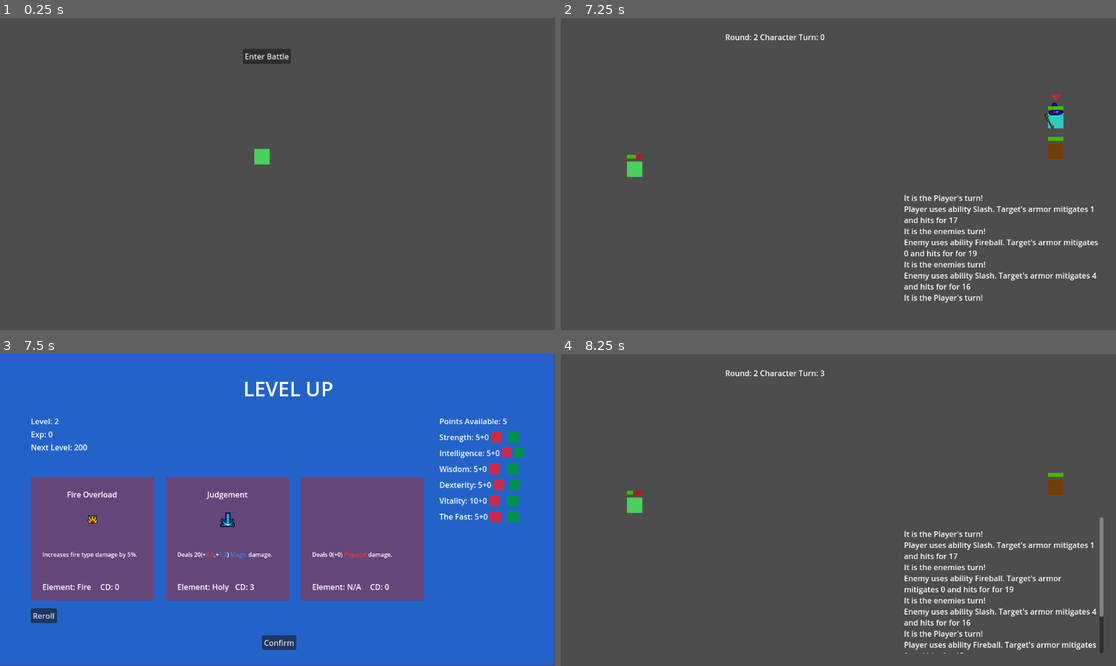
Above: before the commit, frames 1-4 (two rows, left to right).
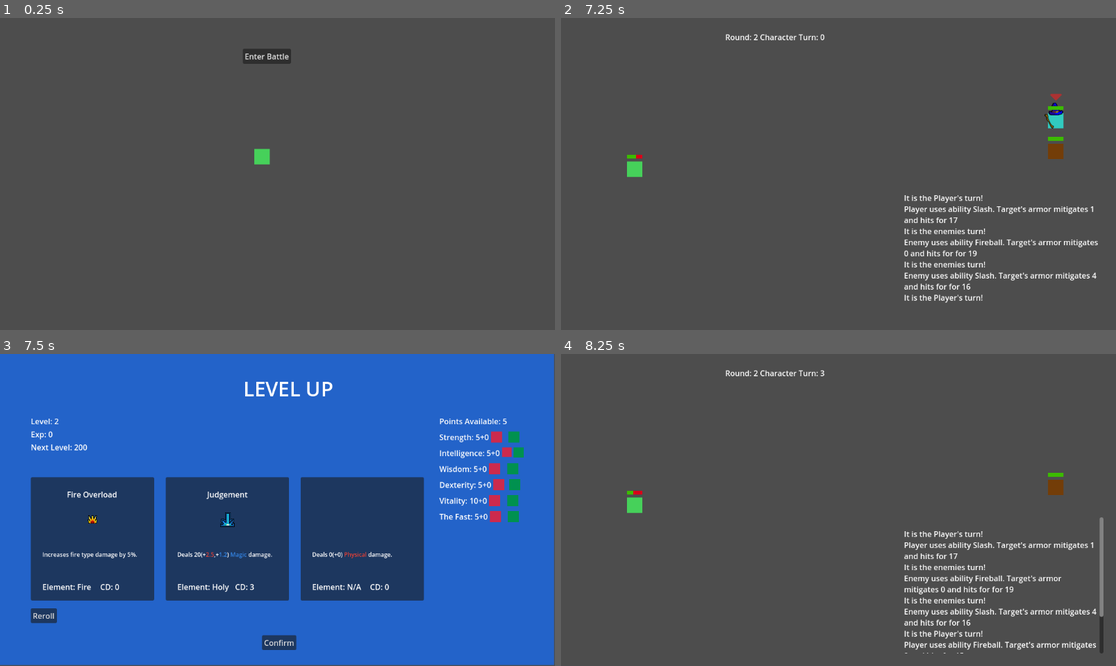
Above: after the commit, the same moments.

Repository: wildbeard/rpg
Game: Godot game, scene res://Scenes/SceneSwitcher.tscn
Same seed, same stepped clock (60 frames per second), same inputs: the game is played once before the commit and once after it.
Inputs (mouse positions are in pixels of both pictures, inside the frame that each line leads up to):
- Up to frame 1 (0.25 s): no input
- Up to frame 2 (7.25 s): click "Enter Battle" at 0.5 s; click "Slash" at 1.25 s; tap Enter (ui_accept) at 2, 2.27, 2.75, 3.02, 3.5, 4.52, 5, 5.27, 5.75, 6.02 s; move the mouse to (960, 158) at 2.02 s; hold D (move_right) 2.03-2.78 s; click (960, 158) at 2.17 s; move the mouse to (727, 189) at 2.77 s; hold S (move_down) 2.78-3.53 s; click (727, 189) at 2.92 s; move the mouse to (894, 105) at 3.52 s; hold D (move_right) 3.53-4.28 s; click (894, 105) at 3.67 s; move the mouse to (810, 236) at 4.27 s; hold W (move_up) 4.28-5.03 s; click (810, 236) at 4.42 s; move the mouse to (1005, 220) at 5.02 s; hold A (move_left) 5.03-6.5 s; click (1005, 220) at 5.17 s; move the mouse to (672, 127) at 5.77 s; click (672, 127) at 5.92 s; click "Fireball" at 6.5 s
- Up to frame 3 (7.5 s): tap Enter (ui_accept) at 7.25 s; move the mouse to (305, 510) at 7.27 s; hold S (move_down) from 7.28 s (still down); click (305, 510) at 7.42 s
- Up to frame 4 (8.25 s): release S (move_down) at 8 s; click "Confirm" at 8 s

Frames 1-2 are identical in both runs. In frame 3, 26% of the frame differs, in the area x 5-77%, y 39-80%; in frame 4, nothing differs.

Commit message:
Update AbilityCard logic for use in LevelUp

Diff:
--- a/Scenes/UI/AbilityCard.gd
+++ b/Scenes/UI/AbilityCard.gd
@@ -1,4 +1,8 @@
 extends Control
+class_name AbilityCard
+
+signal select(ability: Ability)
+signal deselect()
 
 @export var ability: Ability
 
@@ -8,6 +12,9 @@
 @onready var ability_element = $AbilityElement
 @onready var cooldown = $Cooldown
 
+var _hovered: bool = false
+var _selected: bool = false
+
 func _ready() -> void:
 	self.ability_name.text = ability.name
 	self.ability_icon.texture = self.ability.icon
@@ -15,3 +22,28 @@
 	self.ability_description.text = self.ability.getDescription(PlayerManager.player)
 	self.ability_element.text = "Element: %s" % self.ability.getElementType()
 	self.cooldown.text = "CD: %d" % self.ability.cooldown
+
+	self.connect("mouse_entered", func(): self._mouseEvent(true))
+	self.connect("mouse_exited", func(): self._mouseEvent(false))
+
+func _gui_input(event: InputEvent) -> void:
+	if event is InputEventMouseButton \
+		&& self._hovered \
+		&& event.button_index == MOUSE_BUTTON_LEFT:
+			self.handleFocus()
+
+func _mouseEvent(isHovered: bool) -> void:
+	self._hovered = isHovered
+
+func handleFocus() -> void:
+	var t: Tween = create_tween()
+	t.tween_property(self, "scale", Vector2(1.025, 1.025), 0.25)
+	self.select.emit(self.ability)
+	self._selected = true
+
+func handleExit(emitEvent: bool = true) -> void:
+	var t: Tween = create_tween()
+	t.tween_property(self, "scale", Vector2(1, 1), 0.25)
+
+	if emitEvent:
+		self.deselect.emit()
--- a/Scenes/UI/AbilityCard.tscn
+++ b/Scenes/UI/AbilityCard.tscn
@@ -1,9 +1,8 @@
-[gd_scene load_steps=5 format=3 uid="uid://hum7wrx7xsqd"]
+[gd_scene load_steps=4 format=3 uid="uid://hum7wrx7xsqd"]
 
 [ext_resource type="Script" path="res://Scenes/UI/AbilityCard.gd" id="1_2c7wq"]
 [ext_resource type="Resource" uid="uid://btwmm8poerxxm" path="res://Resources/Abilities/slash.tres" id="2_hpioh"]
 [ext_resource type="Texture2D" uid="uid://bc2u4s45rlpww" path="res://Assets/fire-strike.png" id="3_atjhy"]
-[ext_resource type="Texture2D" uid="uid://b7dyr8p0c3lq6" path="res://Assets/white-square.png" id="3_sxray"]
 
 [node name="AbilityCard" type="Control"]
 layout_mode = 3
@@ -13,14 +12,16 @@
 offset_bottom = -7.73599
 grow_horizontal = 2
 grow_vertical = 2
+pivot_offset = Vector2(128, 128)
+focus_mode = 2
 script = ExtResource("1_2c7wq")
 ability = ExtResource("2_hpioh")
 
-[node name="BG" type="Sprite2D" parent="."]
-modulate = Color(0.394543, 0.272555, 0.48029, 1)
-position = Vector2(128, 128)
-scale = Vector2(8, 8)
-texture = ExtResource("3_sxray")
+[node name="BG" type="Panel" parent="."]
+layout_mode = 0
+offset_right = 256.0
+offset_bottom = 256.0
+mouse_filter = 2
 
 [node name="AbilityName" type="Label" parent="."]
 layout_mode = 0
@@ -28,6 +29,7 @@
 offset_top = 24.0
 offset_right = 232.0
 offset_bottom = 48.0
+text = "Ability Name!"
 horizontal_alignment = 1
 
 [node name="AbilityIcon" type="Sprite2D" parent="."]
@@ -40,8 +42,10 @@
 offset_top = 152.0
 offset_right = 232.0
 offset_bottom = 208.0
+mouse_filter = 2
 theme_override_font_sizes/normal_font_size = 12
 bbcode_enabled = true
+text = "Description!"
 
 [node name="AbilityElement" type="Label" parent="."]
 layout_mode = 0
@@ -49,6 +53,7 @@
 offset_top = 216.0
 offset_right = 128.0
 offset_bottom = 240.0
+text = "Element"
 
 [node name="Cooldown" type="Label" parent="."]
 layout_mode = 0
@@ -56,3 +61,4 @@
 offset_top = 216.0
 offset_right = 232.0
 offset_bottom = 240.0
+text = "CD: 0"
